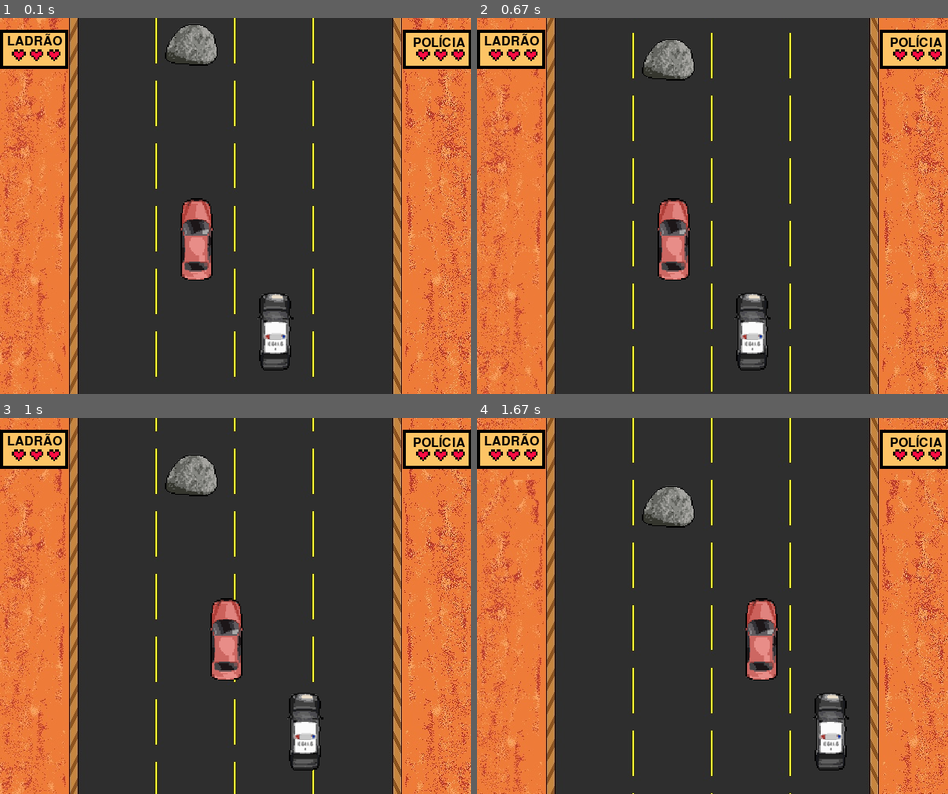
Above: before the commit, frames 1-4 (two rows, left to right).
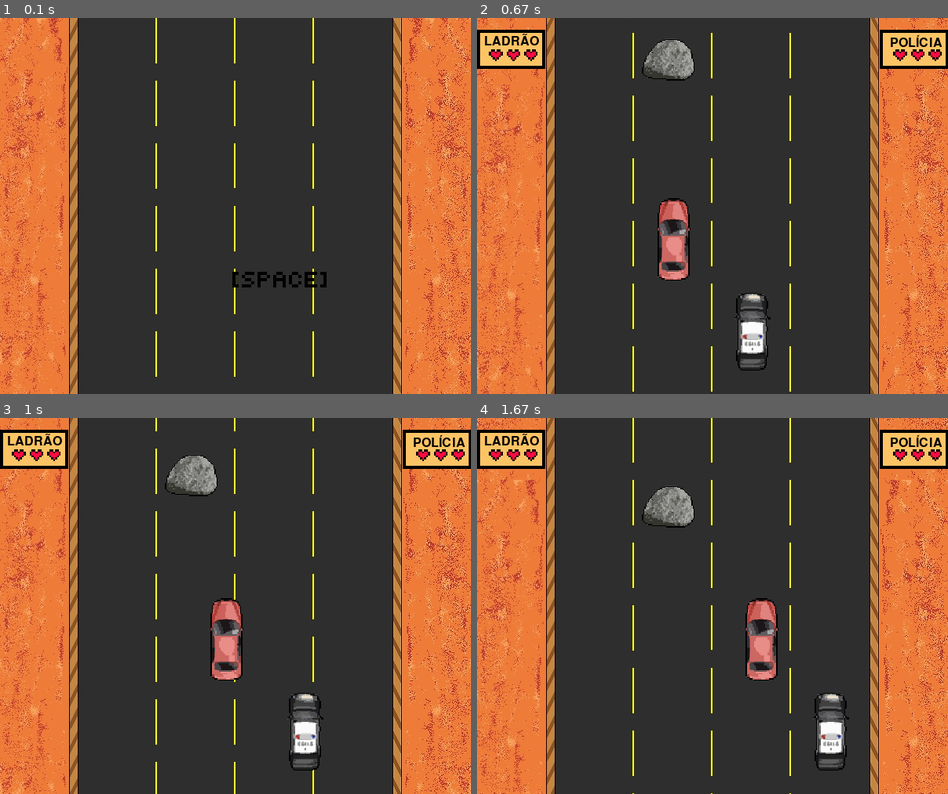
Above: after the commit, the same moments.

Repository: Fdemaiaar/PyGame_Desoft
Game: pygame game, started from main.py
Same seed, same stepped clock (60 frames per second), same inputs: the game is played once before the commit and once after it.
Inputs:
- Up to frame 1 (0.1 s): no input
- Up to frame 2 (0.67 s): tap Space at 0.33 s
- Up to frame 3 (1 s): hold D from 0.67 s (still down); hold Right from 0.67 s (still down); tap Space at 0.73 s
- Up to frame 4 (1.67 s): tap Space at 1.03, 1.23, 1.53 s; release D at 1.13 s; release Right at 1.13 s; hold Right 1.17-1.63 s; hold D 1.17-1.63 s

The runs differ from the first frame. In frame 1, 6.4% of the frame differs, in the area x 0-100%, y 1-94%; in frame 2, nothing differs; in frame 3, nothing differs; in frame 4, nothing differs.

Commit message:
reiniciando o jogo

Diff:
--- a/main.py
+++ b/main.py
@@ -51,7 +51,8 @@
     'roda': Imagem('imagens/roda.PNG', 67, 67),
     '1vida': Imagem('imagens/1vida.png',17.5,15),
     '2vidas': Imagem('imagens/2vidas.png',40,15),
-    '3vidas': Imagem('imagens/3vidas.png',62.5,15)
+    '3vidas': Imagem('imagens/3vidas.png',62.5,15),
+    'space': Imagem('imagens/space.png', 300,240)
 }
 
 for imagem in imagens.values():
@@ -110,79 +111,82 @@
     tecla = pygame.key.get_pressed()
 
     # Entrada Do Jogo
+    imagens['space'].plot(250,220)
     if tecla[pygame.K_SPACE]:
         velocidade = 1
 
-    # Movimento da Pista
-    rel_y = y % bg.get_rect().height
-    screen.blit(bg, (0,rel_y - bg.get_rect().height))
-    if rel_y < 480:
-        screen.blit(bg,(0,rel_y))
-    y += velocidade
+    if velocidade > 0:
 
-    # Obstáculos
-    if obst == False:
-        obs_x = random.choice(possivel_x)
-        obs_y = 0
-        o = random.choice(obstaculos)
-        obst = True
-    o.plot(obs_x,obs_y)
-    obs_y += velocidade # Movimento  do obstáculo
+        # Movimento da Pista
+        rel_y = y % bg.get_rect().height
+        screen.blit(bg, (0,rel_y - bg.get_rect().height))
+        if rel_y < 480:
+            screen.blit(bg,(0,rel_y))
+        y += velocidade
+
+        # Obstáculos
+        if obst == False:
+            obs_x = random.choice(possivel_x)
+            obs_y = 0
+            o = random.choice(obstaculos)
+            obst = True
+        o.plot(obs_x,obs_y)
+        obs_y += velocidade # Movimento  do obstáculo
 
 
-    # Imagens
-    imagens['ladrao'].plot(ladrao_x,ladrao_y) # Ladrão
-    imagens['policia'].plot(policia_x,policia_y) # Policia
+        # Imagens
+        imagens['ladrao'].plot(ladrao_x,ladrao_y) # Ladrão
+        imagens['policia'].plot(policia_x,policia_y) # Policia
 
 
-    # Colisões
-    ladrao_rect = pygame.Rect((ladrao_x + 24),ladrao_y,52,100)
-    policia_rect = pygame.Rect((policia_x + 23),policia_y,52,100)
-    obstaculo_rect = o.retangulo()
+        # Colisões
+        ladrao_rect = pygame.Rect((ladrao_x + 24),ladrao_y,52,100)
+        policia_rect = pygame.Rect((policia_x + 23),policia_y,52,100)
+        obstaculo_rect = o.retangulo()
 
-    obstaculo_rect.x = obs_x
-    obstaculo_rect.y = obs_y
+        obstaculo_rect.x = obs_x
+        obstaculo_rect.y = obs_y
 
-    #pygame.draw.rect(screen, (0,0,0), ladrao_rect, 4)
-    #pygame.draw.rect(screen, (0,0,0), policia_rect, 4)
-    #pygame.draw.rect(screen, (0,0,0), obstaculo_rect, 4)
+        if colisao() or obs_y == 465: # se o obstaculo passar a tela ou tiver uma colisao
+            obst = False
 
-    if colisao() or obs_y == 465: # se o obstaculo passar a tela ou tiver uma colisao
-        obst = False
+        # Vidas
+        pygame.draw.rect(screen, corquad, pygame.Rect(0,15,87,50)) # Retângulo Vida ladrão
+        pygame.draw.rect(screen, corquad, pygame.Rect(513,15,88,50)) # Retângulo Vida Policia
+        pygame.draw.rect(screen, (0,0,0), pygame.Rect(0,15,87,50),4) # Contorno Retângulo Vida ladrão
+        pygame.draw.rect(screen, (0,0,0), pygame.Rect(513,15,88,50),4) # Contorno Retângulo Vida Policia
 
-    # Vidas
-    pygame.draw.rect(screen, corquad, pygame.Rect(0,15,87,50)) # Retângulo Vida ladrão
-    pygame.draw.rect(screen, corquad, pygame.Rect(513,15,88,50)) # Retângulo Vida Policia
-    pygame.draw.rect(screen, (0,0,0), pygame.Rect(0,15,87,50),4) # Contorno Retângulo Vida ladrão
-    pygame.draw.rect(screen, (0,0,0), pygame.Rect(513,15,88,50),4) # Contorno Retângulo Vida Policia
+        if batidas_lad == 0:
+            imagens['3vidas'].plot(15,40)
+        if batidas_lad == 1:
+            imagens['2vidas'].plot(15,40)
+        if batidas_lad == 2:
+            imagens['1vida'].plot(15,40)
+        if batidas_pol == 0:
+            imagens['3vidas'].plot(530,40)
+        if batidas_pol == 1:
+            imagens['2vidas'].plot(530,40)
+        if batidas_pol == 2:
+            imagens['1vida'].plot(530,40)
 
-    if batidas_lad == 0:
-        imagens['3vidas'].plot(15,40)
-    if batidas_lad == 1:
-        imagens['2vidas'].plot(15,40)
-    if batidas_lad == 2:
-        imagens['1vida'].plot(15,40)
-    if batidas_pol == 0:
-        imagens['3vidas'].plot(530,40)
-    if batidas_pol == 1:
-        imagens['2vidas'].plot(530,40)
-    if batidas_pol == 2:
-        imagens['1vida'].plot(530,40)
+        # Comandos
+        if velocidade != 0:
+            if tecla[pygame.K_RIGHT] and policia_x < 400:
+                policia_x += 2
+            if tecla[pygame.K_LEFT] and policia_x > 102.5:
+                policia_x -= 2
+            if tecla[pygame.K_d] and ladrao_x < 400:
+                ladrao_x += 2
+            if tecla[pygame.K_a] and ladrao_x > 102.5:
+                ladrao_x -= 2
 
-    # Comandos
-    if velocidade != 0:
-        if tecla[pygame.K_RIGHT] and policia_x < 400:
-            policia_x += 2
-        if tecla[pygame.K_LEFT] and policia_x > 102.5:
-            policia_x -= 2
-        if tecla[pygame.K_d] and ladrao_x < 400:
-            ladrao_x += 2
-        if tecla[pygame.K_a] and ladrao_x > 102.5:
-            ladrao_x -= 2
+        # Texto das Vidas
+        screen.blit(ladraotxt, (9, 20))
+        screen.blit(policiatxt, (526, 21))
 
-    # Texto das Vidas
-    screen.blit(ladraotxt, (9, 20))
-    screen.blit(policiatxt, (526, 21))
-
+    # Renovando as Vidas
+    if batidas_lad == 3 or batidas_pol == 3:
+        batidas_lad = 0
+        batidas_pol = 0
 
     pygame.display.update()
Binary file added: Imagens/space.png
Not shown, changed: Imagens/.DS_Store
